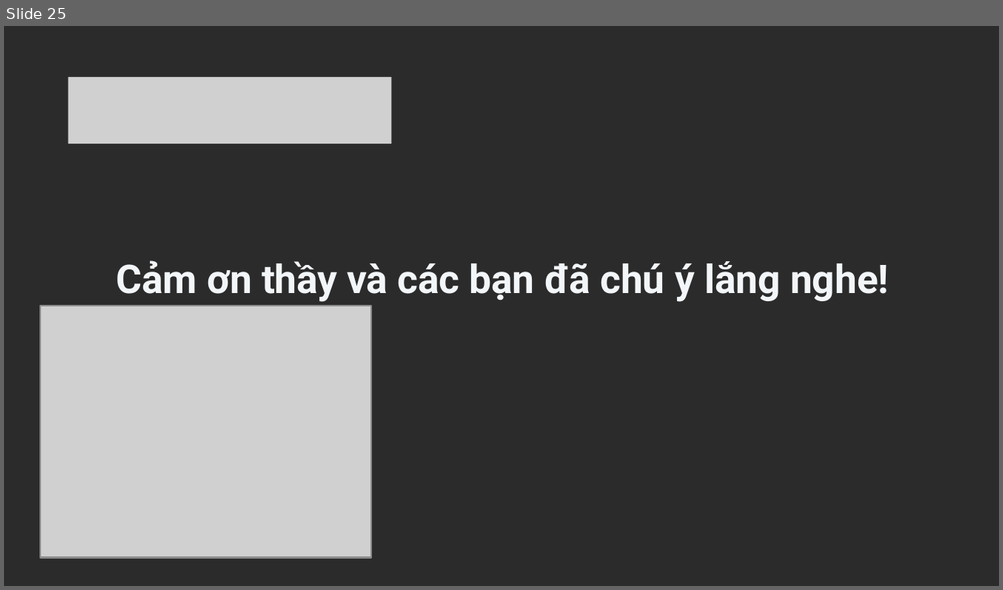
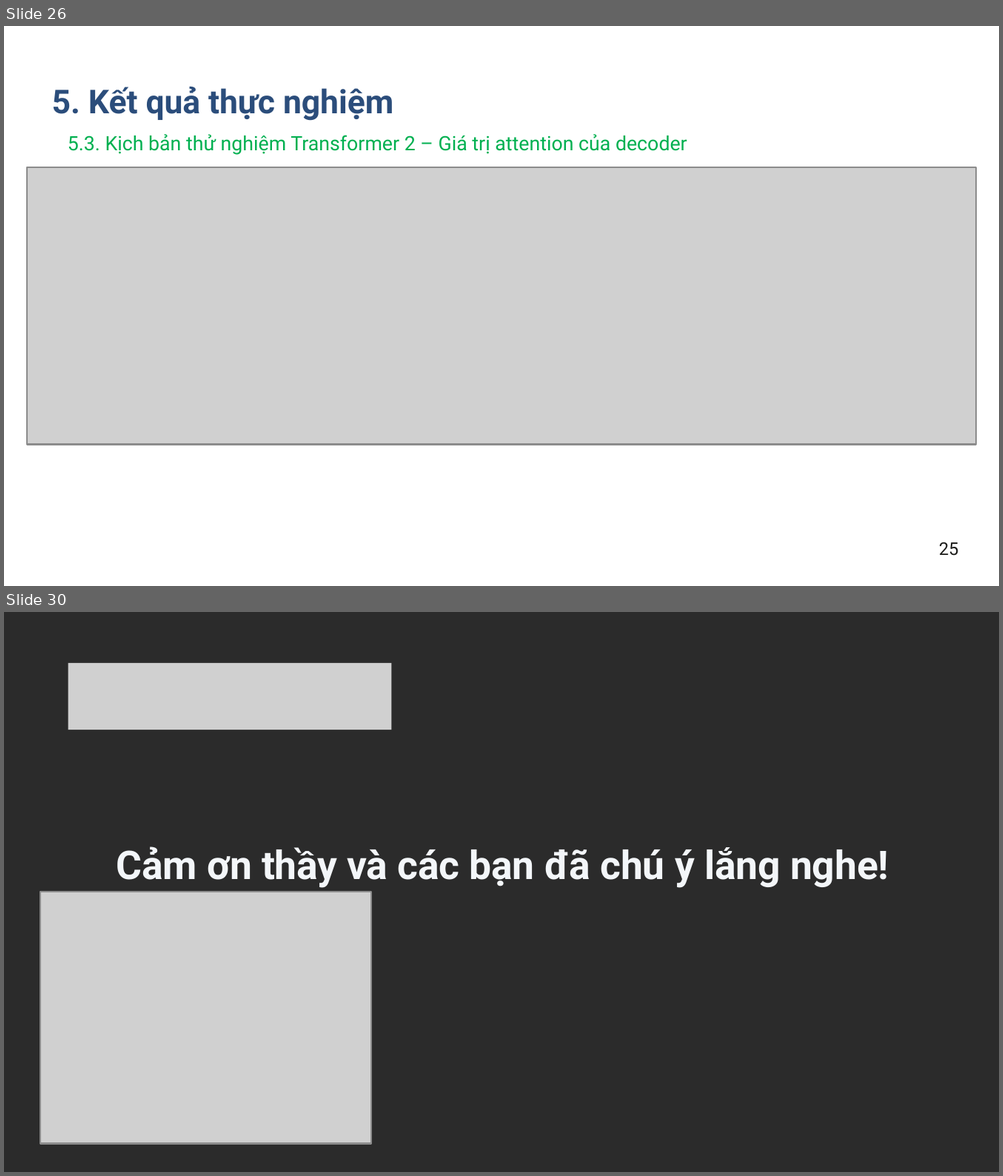
Before and after one commit to levanmanhbka/ptit_nlp, a slide deck: docs/Nhom12_SlideBaoCaoCuoiKy.pptx. Shown one above the other, each under a label of ours: slide 25 before the commit, slides 26 and 30 after it; the slides between them are not shown. The pictures are 1003x590 and 1003x1176 pixels, drawn with LibreOffice and Linux fonts; fonts in the diff are those of the drawing; grey boxes stand for pictures; background and template pictures are left out; a plain dark background stands for a picture behind light text. Boxes give left, top, right and bottom in pixels: in the first picture for what was removed or moved away, otherwise in the second. Text is boxed around its words. In the diff, an @@ line names an element or a change of style, - is before the commit and + after.

```diff
--- a/docs/Nhom12_SlideBaoCaoCuoiKy.pptx
+++ b/docs/Nhom12_SlideBaoCaoCuoiKy.pptx
@@ slide 26 added at bbox=[4, 26, 999, 586], background #FFFFFF @@
@@ text added at bbox=[52, 86, 393, 121], 15 pt, text #2B4D7B, bold @@
+5. Kết quả thực nghiệm
@@ text added at bbox=[68, 134, 687, 155], 9 pt, text #00B050 @@
+5.3. Kịch bản thử nghiệm Transformer 2 – Giá trị attention của decoder
@@ picture added at bbox=[26, 168, 975, 445] @@
@@ text added at bbox=[939, 543, 959, 556], 8 pt, text #1C1C1A @@
+25
@@ what was slide 25 is now slide 30 @@
```
Also in this commit, not shown: 13 slides changed, 8 other slides added, 1 slide removed.
